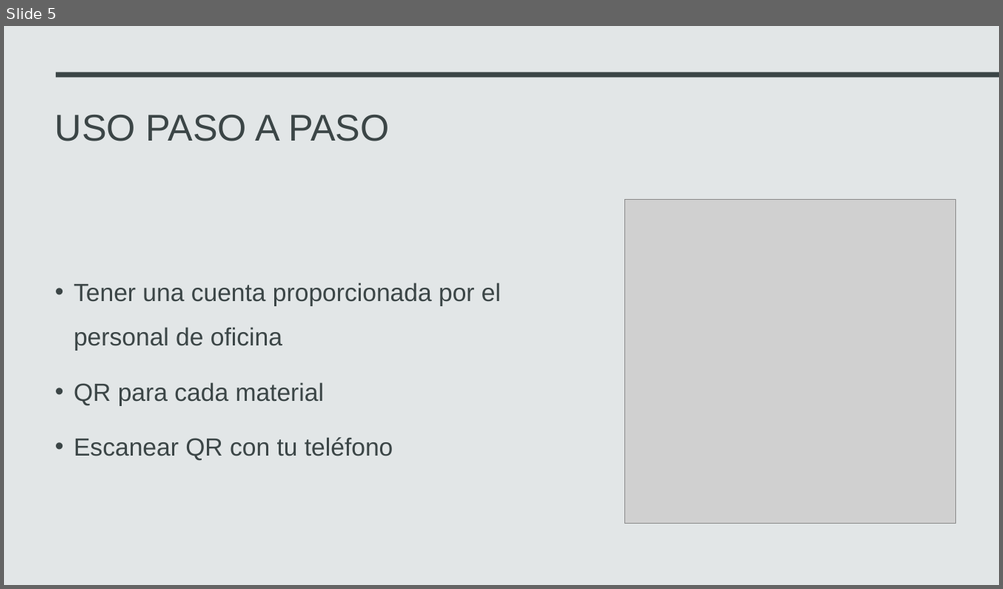
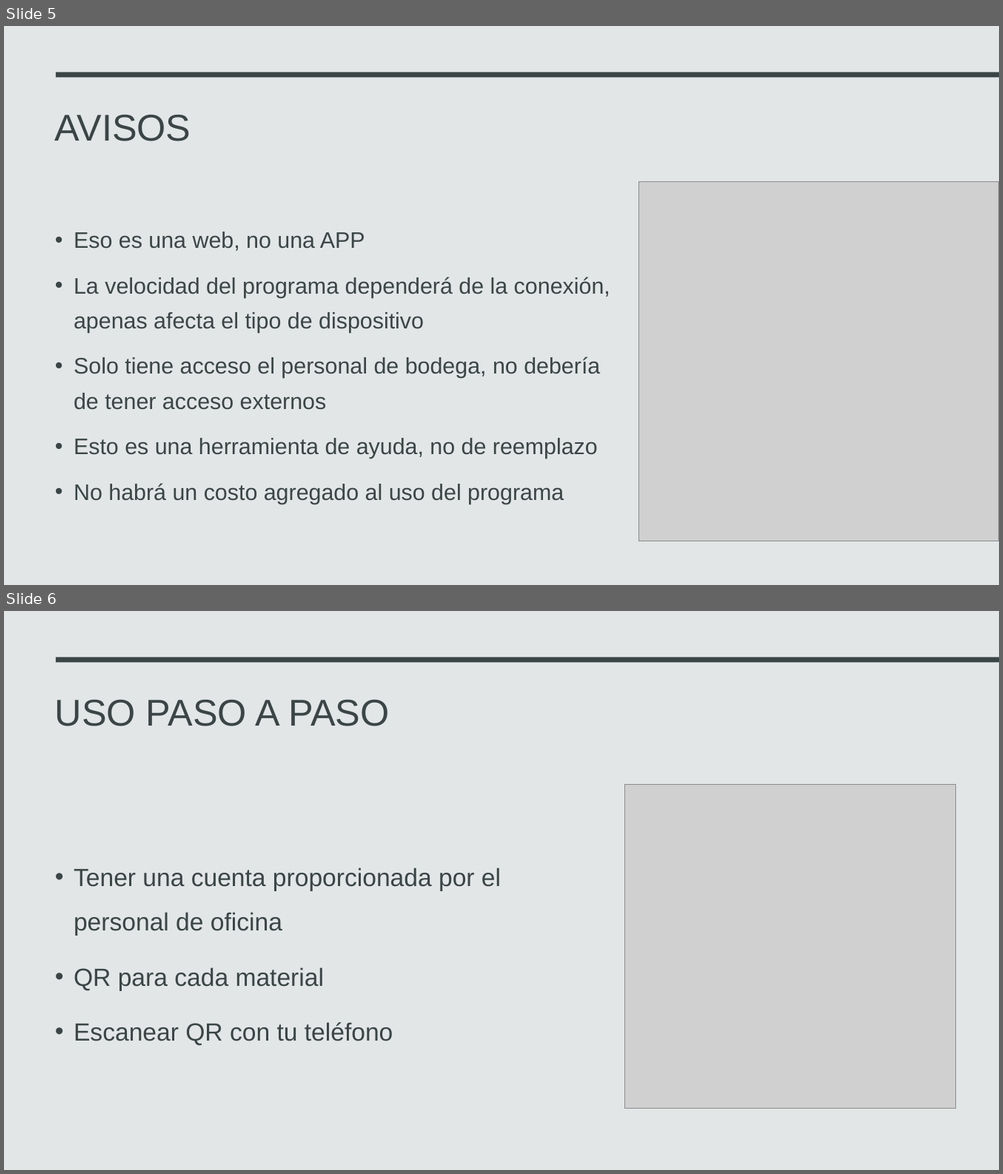
Before and after one commit to AniMuoz/Practica-2, a slide deck: manual de uso/capacitacion/Capacitacion sistema de inventario.pptx. Shown one above the other, each under a label of ours: slide 5 before the commit, slides 5 and 6 after it. The pictures are 1003x589 and 1003x1174 pixels, drawn with LibreOffice and Linux fonts; fonts in the diff are those of the drawing; grey boxes stand for pictures. Boxes give left, top, right and bottom in pixels: in the first picture for what was removed or moved away, otherwise in the second. Text is boxed around its words. In the diff, an @@ line names an element or a change of style, - is before the commit and + after.

Commit message:
prueba de buzon de sugerencias
se añade la funcionalidad de el buzon de sugerencias y reclamos, en esta los usuarios pueden poner reclamos y sugerencias a administracion para tener trazabilidad de estos

```diff
--- a/manual de uso/capacitacion/Capacitacion sistema de inventario.pptx
+++ b/manual de uso/capacitacion/Capacitacion sistema de inventario.pptx
@@ slide 5 added at <box>4,26,999,585</box>, background #E2E6E7; not listed: 1 template element that a slide beside it also shows @@
@@ title added at <box>55,115,191,141</box>, 36 pt, text #3B4546 @@
+AVISOS
@@ picture added at <box>639,182,999,542</box> @@
@@ text added at <box>74,232,610,505</box>, 21.7 pt, text #3B4546 @@
+• Eso es una web, no una APP
+• La velocidad del programa dependerá de la conexión, apenas afecta el tipo de dispositivo
+• Solo tiene acceso el personal de bodega, no debería de tener acceso externos
+• Esto es una herramienta de ayuda, no de reemplazo
+• No habrá un costo agregado al uso del programa
@@ what was slide 5 is now slide 6 @@
```
Also in this commit, not shown: 6 slides changed, 8 other files.
